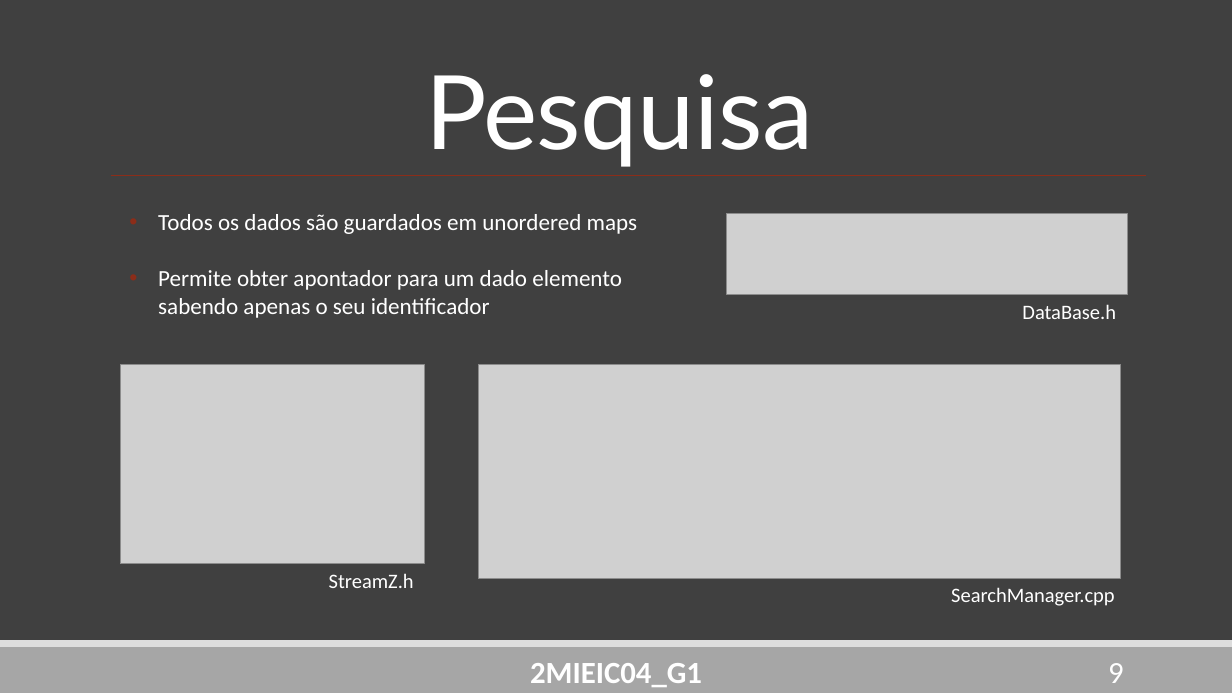
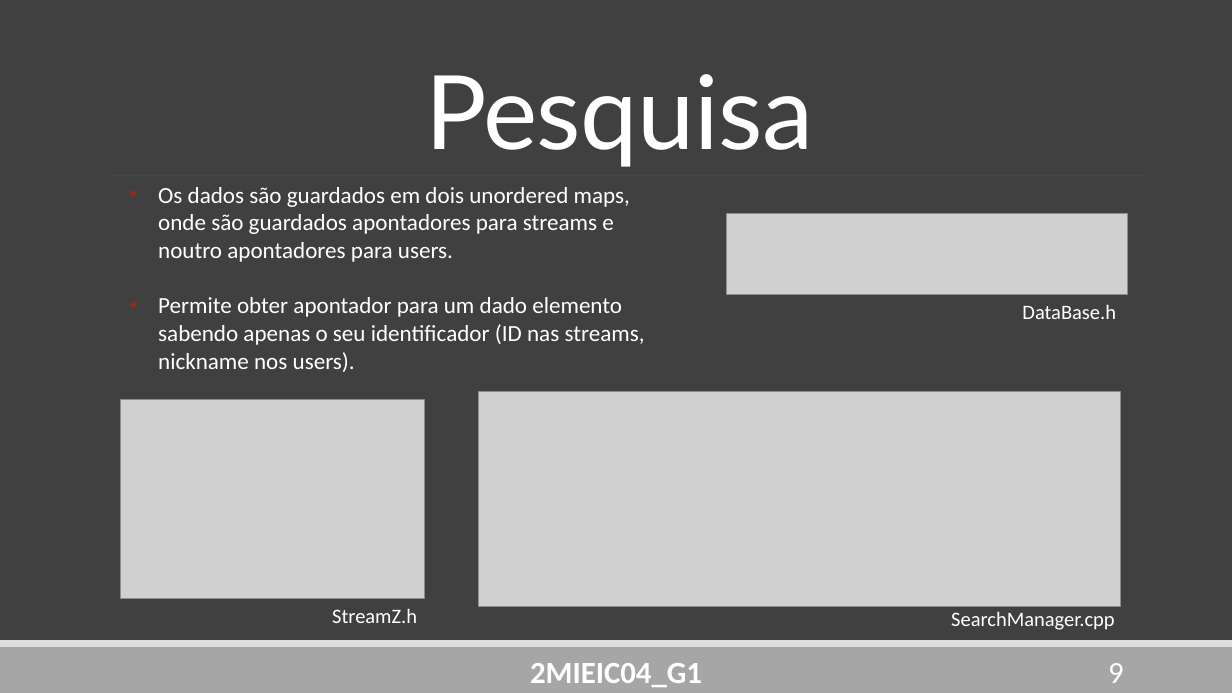
Before and after one commit to DoStini/FEUP-AEDA-proj, a slide deck: slide 9 of StreamZ_Apresentation4.pptx. Drawn at 1232x693 pixels with LibreOffice and Linux fonts; fonts in the diff are those of the drawing; grey boxes stand for pictures. Boxes give left, top, right and bottom in pixels: in the first picture for what was removed or moved away, otherwise in the second. Text is boxed around its words. In the diff, an @@ line names an element or a change of style, - is before the commit and + after.

```diff
--- a/StreamZ_Apresentation4.pptx
+++ b/StreamZ_Apresentation4.pptx
@@ text at (158,187,645,372): text changed @@
-• Todos os dados são guardados em unordered maps
-• Permite obter apontador para um dado elemento sabendo apenas o seu identificador
+• Os dados são guardados em dois unordered maps, onde são guardados apontadores para streams e noutro apontadores para users.
+• Permite obter apontador para um dado elemento sabendo apenas o seu identificador (ID nas streams, nickname nos users).
@@ picture: place and size @@
-picture at (120,364,424,564)
+picture at (120,399,424,599)
@@ picture: place and size @@
-picture at (479,364,1120,579)
+picture at (479,392,1120,606)
@@ text "StreamZ.h": place and size @@
-text "StreamZ.h" at (329,573,414,588)
+text "StreamZ.h" at (332,608,417,623)
@@ text "SearchManager.cpp": place and size @@
-text "SearchManager.cpp" at (951,587,1115,606)
+text "SearchManager.cpp" at (951,611,1115,630)
```
Also in this commit, not shown: 3 other slides changed.
